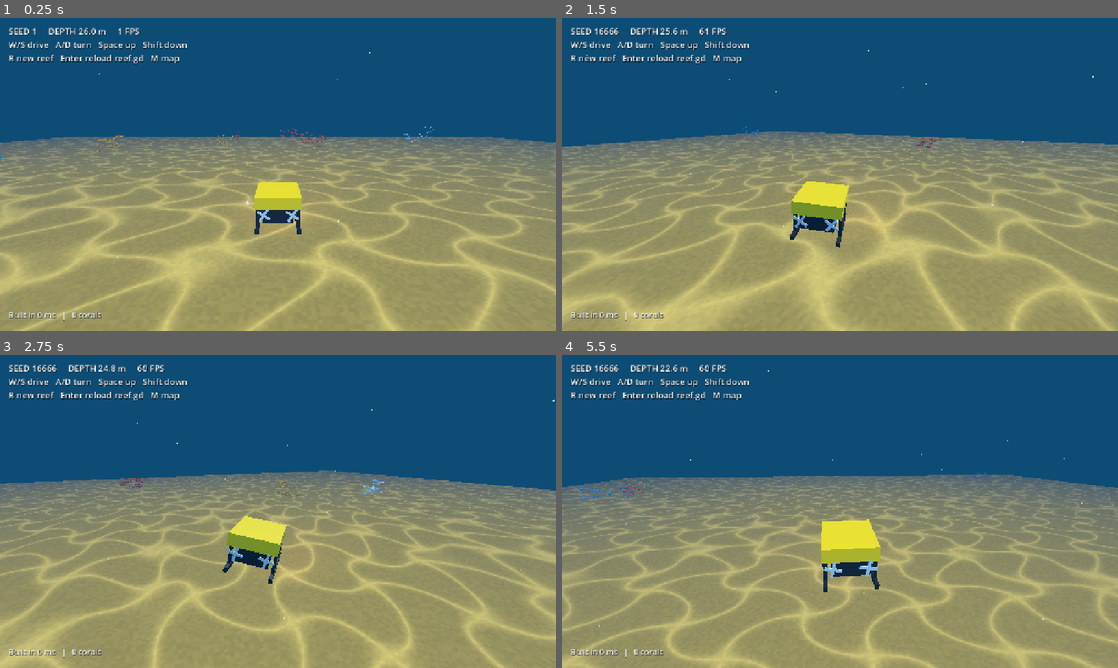
Above: before the commit, frames 1-4 (two rows, left to right).
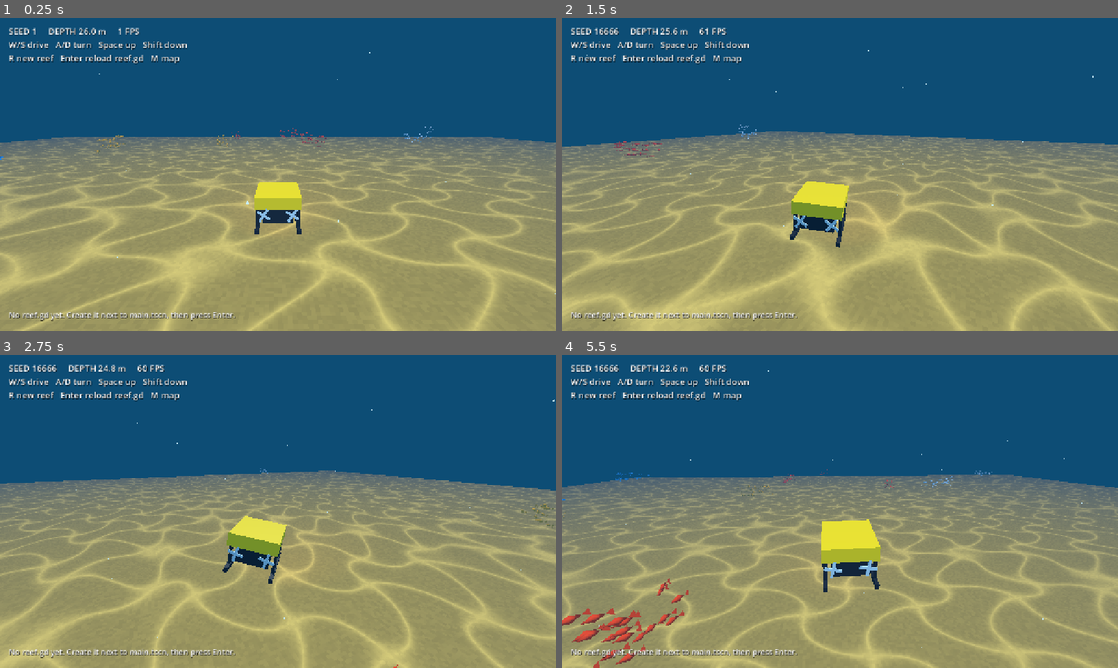
Above: after the commit, the same moments.

Repository: akshatsinghania/hackatbrown2026-workshop
Game: Godot game, scene res://main.tscn
The game is run twice, just before and just after one commit, with the same random seed, the same clock (stepped at 60 frames per second) and the same inputs.
Inputs:
- Up to frame 1 (0.25 s): no input
- Up to frame 2 (1.5 s): tap Enter at 0.5, 0.8, 1.25, 1.35 s; hold D 0.53-1.28 s; tap R at 0.6 s; tap Space at 0.77 s; hold S from 1.28 s (still down)
- Up to frame 3 (2.75 s): tap Space at 1.52 s; tap Keypad Enter at 1.55, 2.1 s; tap Enter at 2 s; release S at 2.03 s; hold D from 2.03 s (still down); tap E at 2.3 s
- Up to frame 4 (5.5 s): tap Enter at 2.75, 3.5, 3.8, 4.25, 4.35 s; release D at 2.78 s; hold W 2.78-3.53 s; tap E at 2.85, 5.3 s; tap Space at 3.02, 3.77, 4.52 s; tap R at 3.05, 3.6 s; hold A 3.53-5.03 s; tap Keypad Enter at 4.55, 5.1 s; hold S from 5.03 s (still down)

The runs differ from the first frame. In frame 1, 0.6% of the frame differs, in the area x 1-43%, y 94-97%; in frame 2, 0.7%; in frame 3, 0.8%; in frame 4, 1.7%, in the area x 0-78%, y 36-100%.

Commit message:
Let attendees create reef.gd themselves
The game now starts on an empty seabed and says what to do when reef.gd
is missing, broken or has the wrong first line.

Diff:
--- a/reef.gd
+++ /dev/null
@@ -1,15 +0,0 @@
-extends "res://starter/reef_base.gd"
-
-# This is the only file you edit. Save it, then press Enter in the game.
-
-
-func setup(reef_seed):
-	pass
-
-
-func get_height(x, z):
-	return 0.0
-
-
-func get_coral(x, z, height):
-	return ""
--- a/starter/world.gd
+++ b/starter/world.gd
@@ -2,6 +2,7 @@
 ## Builds the reef from reef.gd. You do not need to edit this file.
 
 const WATER_LEVEL := 30.0
+const ReefBase := preload("res://starter/reef_base.gd")
 const DEFAULT_REEF := "res://reef.gd"
 
 var reef: RefCounted
@@ -26,16 +27,32 @@
 
 
 func rebuild() -> void:
-	# Reading the file from disk again means: save reef.gd, press Enter, see it.
+	var problem := _load_reef()
+	if problem == "":
+		_build()
+		return
+	if reef == null: # first run: show a flat, empty seabed
+		reef = ReefBase.new()
+		_build()
+	$HUD/Message.text = problem
+
+
+## Reads reef.gd from disk again, so saving it and pressing Enter shows the change.
+## Returns what went wrong, or "" if all is well.
+func _load_reef() -> String:
+	var file := reef_path.get_file()
+	if not FileAccess.file_exists(reef_path):
+		return "No %s yet. Create it next to main.tscn, then press Enter." % file
 	var script := ResourceLoader.load(reef_path, "", ResourceLoader.CACHE_MODE_IGNORE) as GDScript
 	if script == null or not script.can_instantiate():
-		$HUD/Message.text = "reef.gd has an error. Look at the Output panel in Godot."
-		if reef == null:
-			reef = preload("res://starter/reef_base.gd").new()
-			_build()
-		return
-	reef = script.new()
-	_build()
+		return "%s has an error. Look at the Output panel in Godot." % file
+	var made: Object = script.new()
+	if not made is ReefBase:
+		if made is Node:
+			made.free()
+		return "The first line of %s must be: extends \"res://starter/reef_base.gd\"" % file
+	reef = made
+	return ""
 
 
 func _build() -> void:
Not shown, removed: reef.gd.uid
